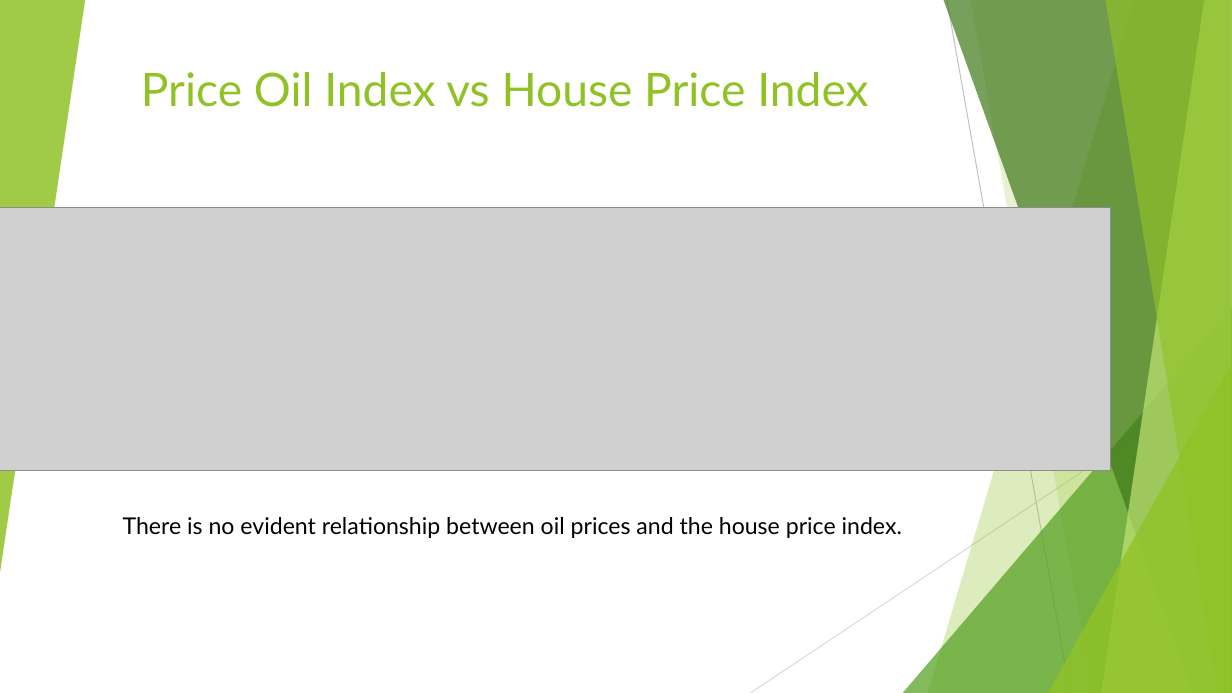
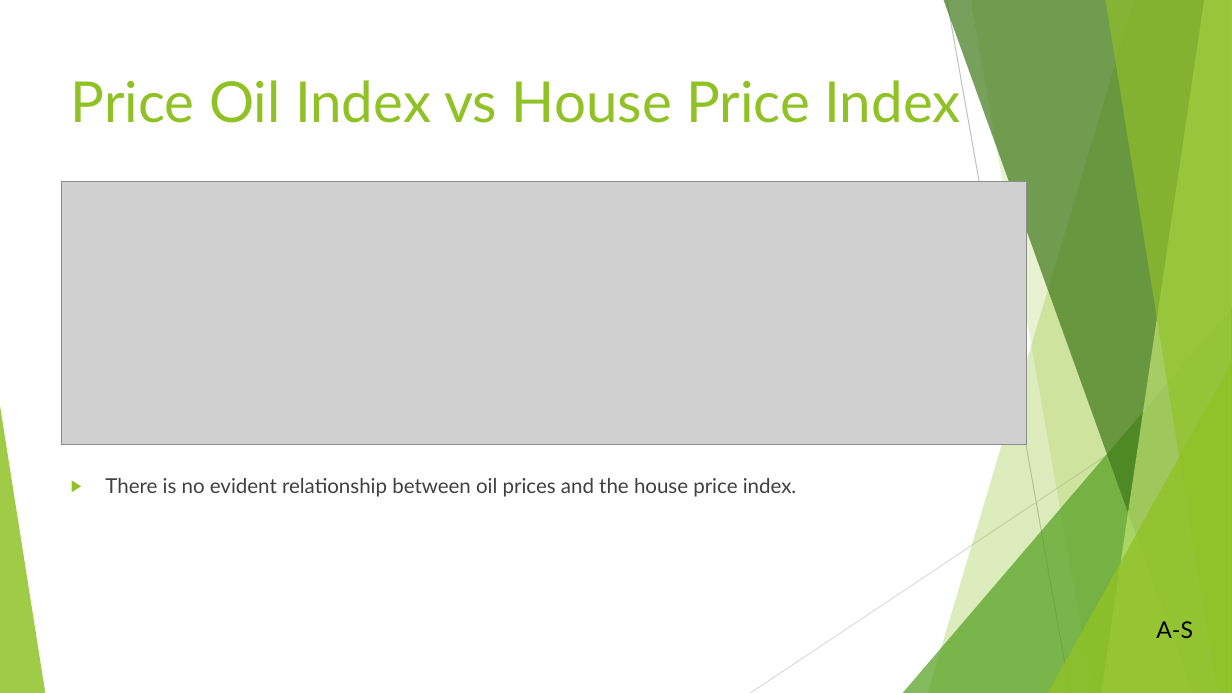
Before and after one commit to Fescamil1/Project_1_Housing_Market_Analysis, a slide deck: slide 13 of Texas Housing Market Analysis PowerPoint.pptx. Drawn at 1232x693 pixels with LibreOffice and Linux fonts; fonts in the diff are those of the drawing; grey boxes stand for pictures. Boxes give left, top, right and bottom in pixels: in the first picture for what was removed or moved away, otherwise in the second. Text is boxed around its words. In the diff, an @@ line names an element or a change of style, - is before the commit and + after.

```diff
--- a/Texas Housing Market Analysis PowerPoint.pptx
+++ b/Texas Housing Market Analysis PowerPoint.pptx
@@ triangle removed at (0,0,85,573) @@
@@ title "Price Oil Index vs House ...": place and size @@
-title "Price Oil Index vs House ..." at (141,72,868,107)
+title "Price Oil Index vs House ..." at (71,74,961,123)
@@ title "Price Oil Index vs House ..." at (71,74,961,123): size 36 to 44 pt @@
@@ picture: place and size @@
-picture at (0,208,1110,470)
+picture at (62,182,1028,445)
@@ triangle added at (0,406,45,693), fill #90C226 at 85% opacity @@
@@ text "There is no evident relationship ...": place and size @@
-text "There is no evident relationship ..." at (123,517,902,538)
+text "There is no evident relationship ..." at (105,478,797,497)
@@ text "There is no evident relationship ..." at (105,478,797,497): size 18 to 16 pt, text colour #000000 to #404040; bullet none to ▶; more space between paragraphs @@
@@ text added at (1156,621,1193,638), 18 pt, text #000000 @@
+A-S
```
Also in this commit, not shown: 10 other slides changed, 2 slides added, 2 slides removed, 1 other file.
